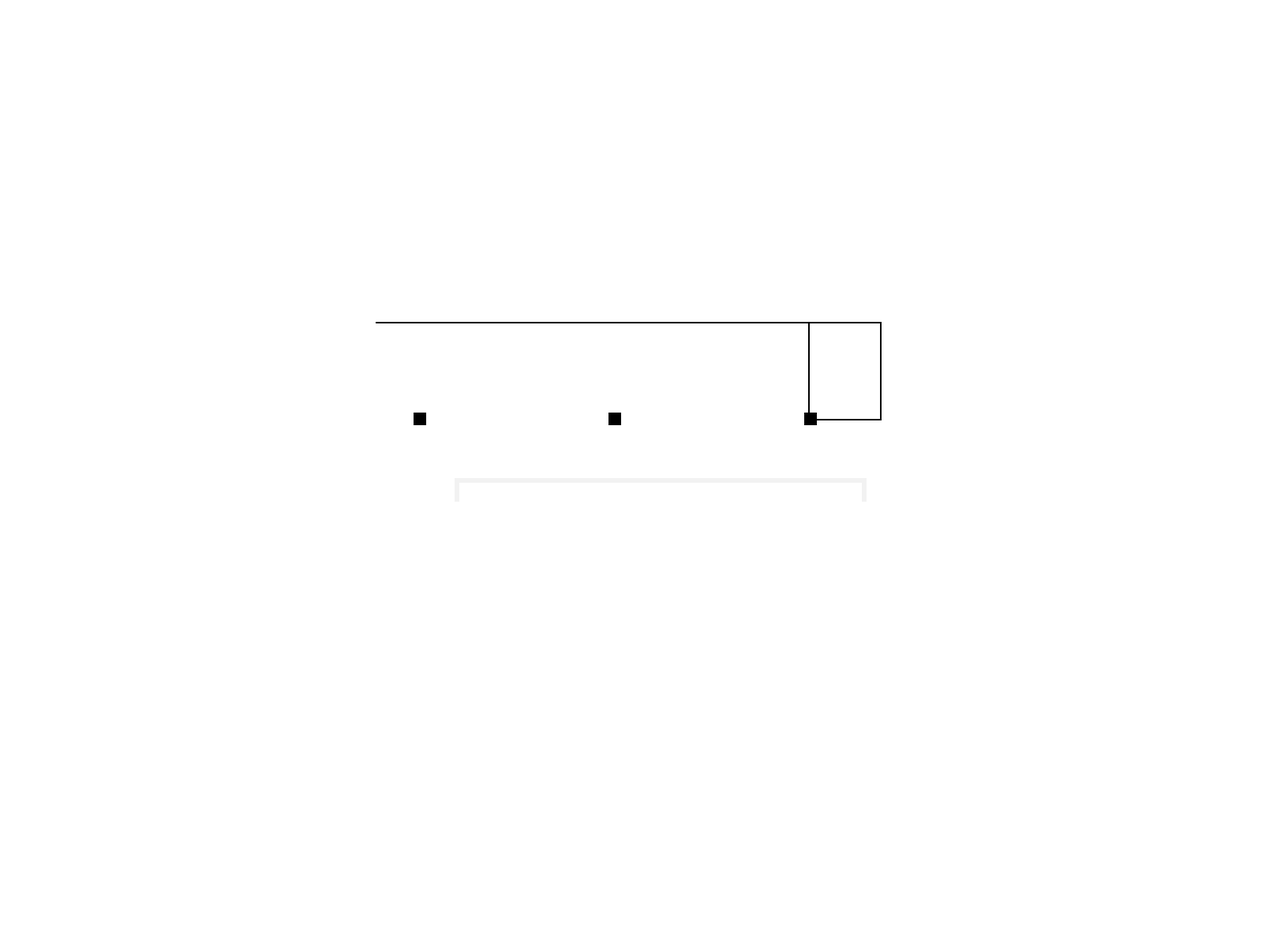
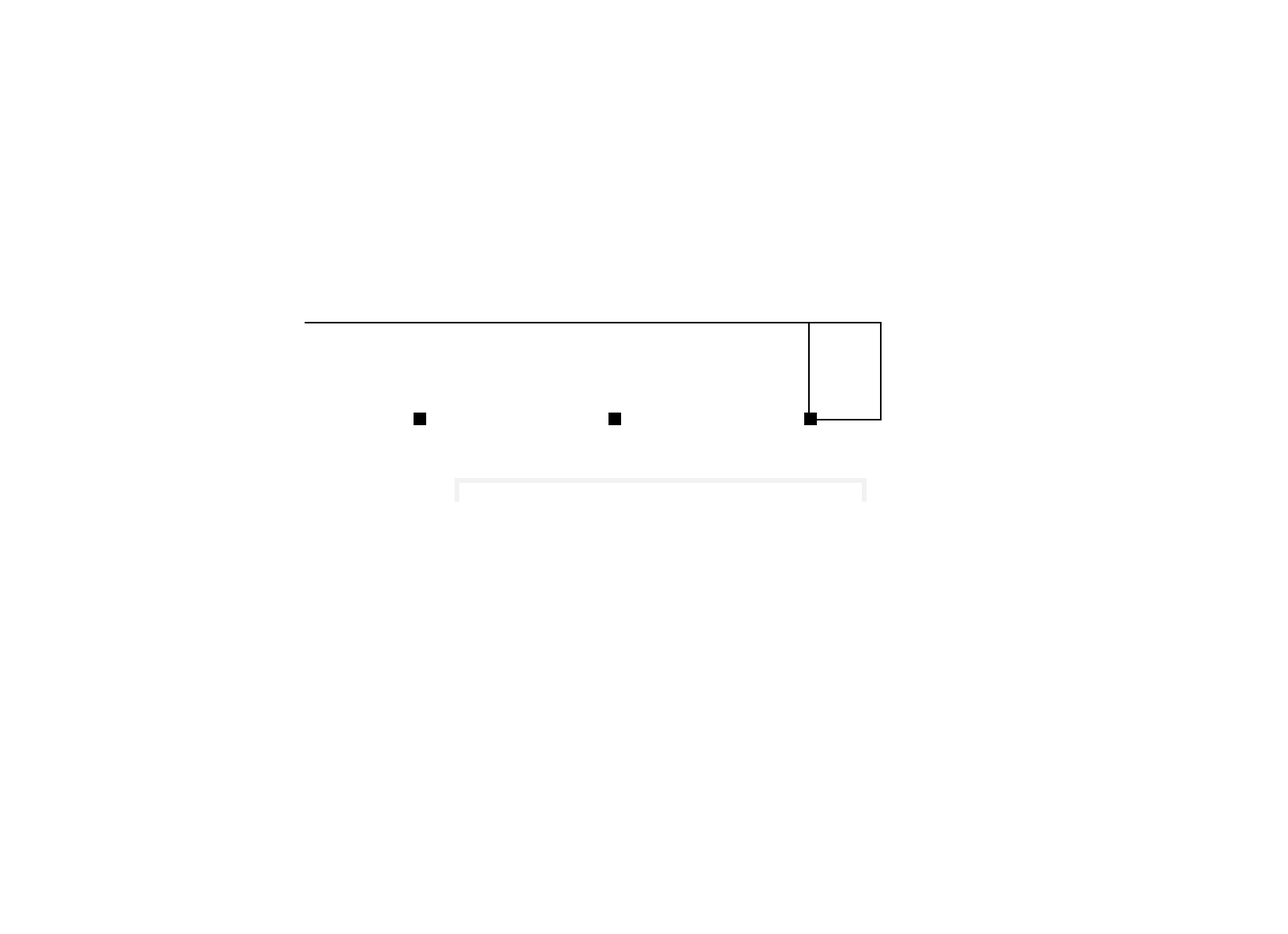
Layered file, before and after one edit (1288px x 934px). Changes by layer:
painted on "walls" over [304, 321, 376, 324]
